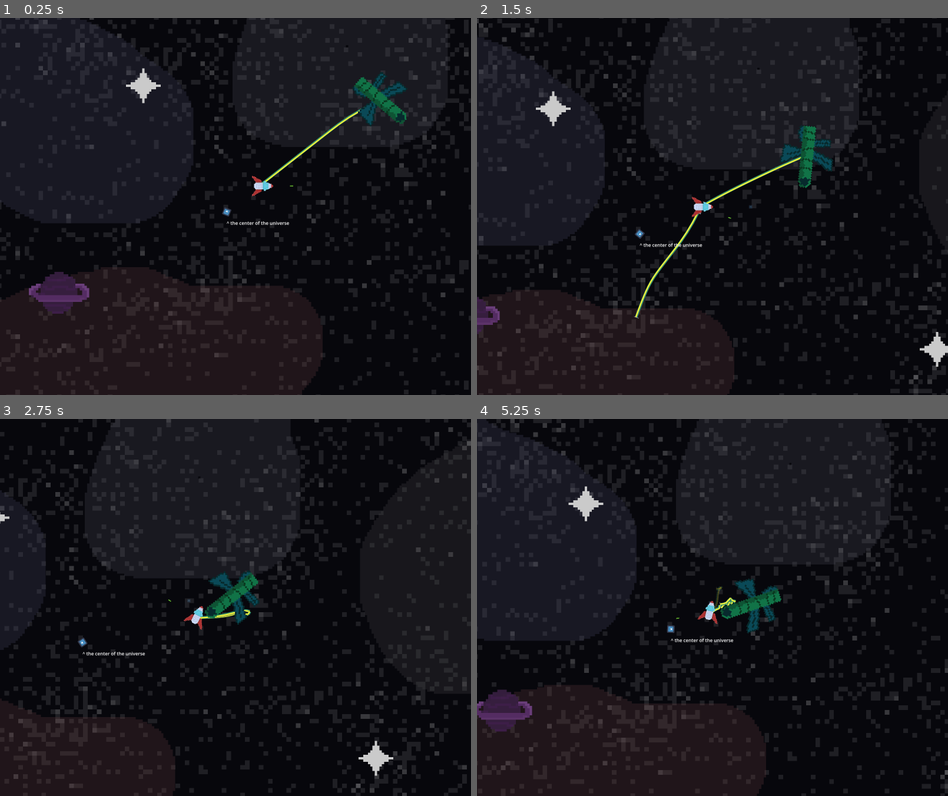
Above: before the commit, frames 1-4 (two rows, left to right).
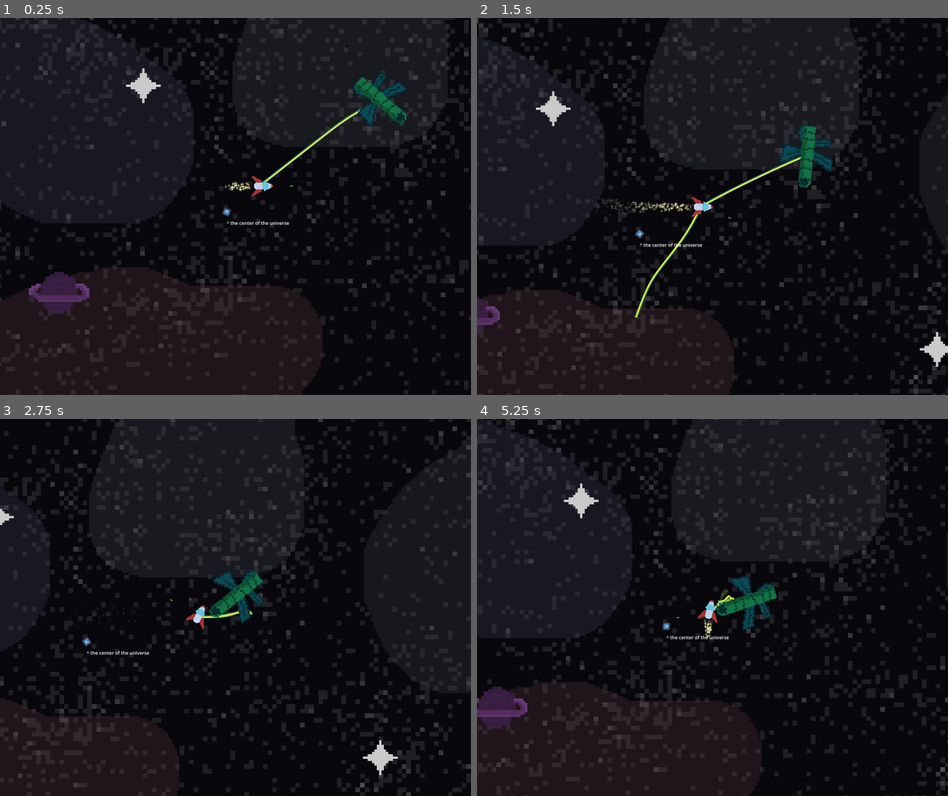
Above: after the commit, the same moments.

Repository: Bromeon/LudumDare54
Game: Godot game, scene res://Scenes/Main/Main.tscn
Two runs of this game, one before a commit and one after it. Both use one fixed random seed, a clock stepped at 60 frames per second and the inputs below. The engine's default icon, where the game draws it, is replaced by a stand-in: a white triangle on a blue panel in a dark square.
Inputs (mouse positions are in pixels of both pictures, inside the frame that each line leads up to):
- Up to frame 1 (0.25 s): no input
- Up to frame 2 (1.5 s): move the mouse to (688, 281) at 0.52 s; hold W (Up) from 0.53 s (still down); tap Space (ShootTether) at 0.6, 1.35 s; move the mouse to (853, 263) at 1.27 s
- Up to frame 3 (2.75 s): move the mouse to (94, 550) at 2.02 s; release W (Up) at 2.03 s; hold A (Left) from 2.03 s (still down); tap Space (ShootTether) at 2.1 s
- Up to frame 4 (5.25 s): move the mouse to (736, 607) at 2.77 s; tap Space (ShootTether) every 0.75 s from 2.85 to 5.1 s; move the mouse to (641, 513) at 3.52 s; release A (Left) at 3.53 s; hold S (Down) 3.53-4.28 s; move the mouse to (816, 588) at 4.27 s; hold D (Right) 4.28-5.03 s; move the mouse to (618, 626) at 5.02 s; hold W (Up) from 5.03 s (still down)

The runs differ from the first frame. In frame 1, less than 0.1% of the frame differs, in the area x 47-54%, y 43-47%; in frame 2, 0.2%; in frame 3, 3.3%; in frame 4, 4.2%, in the area x 0-100%, y 0-100%.

Commit message:
Particles

Diff:
--- a/Scenes/PlayerShip/PlayerShip.gd
+++ b/Scenes/PlayerShip/PlayerShip.gd
@@ -8,6 +8,8 @@
 @export var TETHER_SHOOT_COOLDOWN = 3.0
 
 @export var MAX_TETHER_LENGTH = 500.0
+
+@onready var particles := $GPUParticles2D
 
 # A ship can have at most two tethers. One of them will be attached to another #
 # ship, and the second one will be used when trying to reattach the ship to #
@@ -33,6 +35,7 @@
 func _ready():
 	$AimPivot.top_level = true
 
+
 func current_attachment_position():
 	if current_attachment != null:
 		return current_attachment.node.global_position + current_attachment.offset
@@ -49,7 +52,10 @@
 func _physics_process(delta):
 	# When mouse is used, the thrust force is relative to orientation
 	if player_uses_mouse():
-		move_dir = Input.get_vector("Down", "Up", "Left", "Right").rotated(rotation_angle)
+		var input = Input.get_vector("Down", "Up", "Left", "Right")
+		particles.emitting = input.x > 0
+
+		move_dir = input.rotated(rotation_angle)
 
 	else:
 		move_dir = Input.get_vector("Left", "Right", "Up", "Down")
--- a/Scenes/PlayerShip/PlayerShip.tscn
+++ b/Scenes/PlayerShip/PlayerShip.tscn
@@ -1,8 +1,9 @@
-[gd_scene load_steps=6 format=3 uid="uid://d1fv40ekxbg68"]
+[gd_scene load_steps=10 format=3 uid="uid://d1fv40ekxbg68"]
 
 [ext_resource type="Script" path="res://Scenes/PlayerShip/PlayerShip.gd" id="1_7ccbx"]
 [ext_resource type="Texture2D" uid="uid://cq7rs1xmf34tu" path="res://Assets/Sprites/Aim.png" id="2_k584m"]
 [ext_resource type="Texture2D" uid="uid://3cdvaycogfao" path="res://Assets/Sprites/Player_V1.png" id="3_cfrxs"]
+[ext_resource type="Texture2D" uid="uid://bs2rgajkf8udq" path="res://Assets/Sprites/Particles/Spark.png" id="4_1ibpj"]
 
 [sub_resource type="CapsuleShape2D" id="CapsuleShape2D_w5qtl"]
 radius = 11.5079
@@ -11,6 +12,28 @@
 [sub_resource type="CapsuleShape2D" id="CapsuleShape2D_1fd7g"]
 radius = 6.0
 height = 32.0
+
+[sub_resource type="Gradient" id="Gradient_wd0dm"]
+offsets = PackedFloat32Array(0, 0.0518519, 0.111111, 0.42963, 1)
+colors = PackedColorArray(0.984314, 1, 0.694118, 0, 1, 0.913725, 0.568627, 0.752941, 0.985734, 1, 0.692521, 1, 0.743355, 0.712926, 0.574539, 0.577778, 0.392157, 0.392157, 0.392157, 0)
+
+[sub_resource type="GradientTexture1D" id="GradientTexture1D_xw3h1"]
+gradient = SubResource("Gradient_wd0dm")
+
+[sub_resource type="ParticleProcessMaterial" id="ParticleProcessMaterial_c30dl"]
+emission_shape = 3
+emission_box_extents = Vector3(1, 10, 1)
+particle_flag_disable_z = true
+direction = Vector3(-1, 0, 0)
+spread = 7.0
+gravity = Vector3(0, 0, 0)
+initial_velocity_min = 200.0
+initial_velocity_max = 410.53
+orbit_velocity_min = 0.0
+orbit_velocity_max = 0.0
+linear_accel_min = -85.26
+linear_accel_max = -85.26
+color_ramp = SubResource("GradientTexture1D_xw3h1")
 
 [node name="PlayerShip" type="RigidBody2D"]
 gravity_scale = 0.0
@@ -49,3 +72,9 @@
 position = Vector2(-11, 21)
 rotation = 1.5708
 shape = SubResource("CapsuleShape2D_1fd7g")
+
+[node name="GPUParticles2D" type="GPUParticles2D" parent="."]
+position = Vector2(-23, 0)
+amount = 200
+process_material = SubResource("ParticleProcessMaterial_c30dl")
+texture = ExtResource("4_1ibpj")
Binary file added: Assets/Sprites/Particles/Spark.png
Not shown, added: Assets/Sprites/Particles/Spark.png.import
